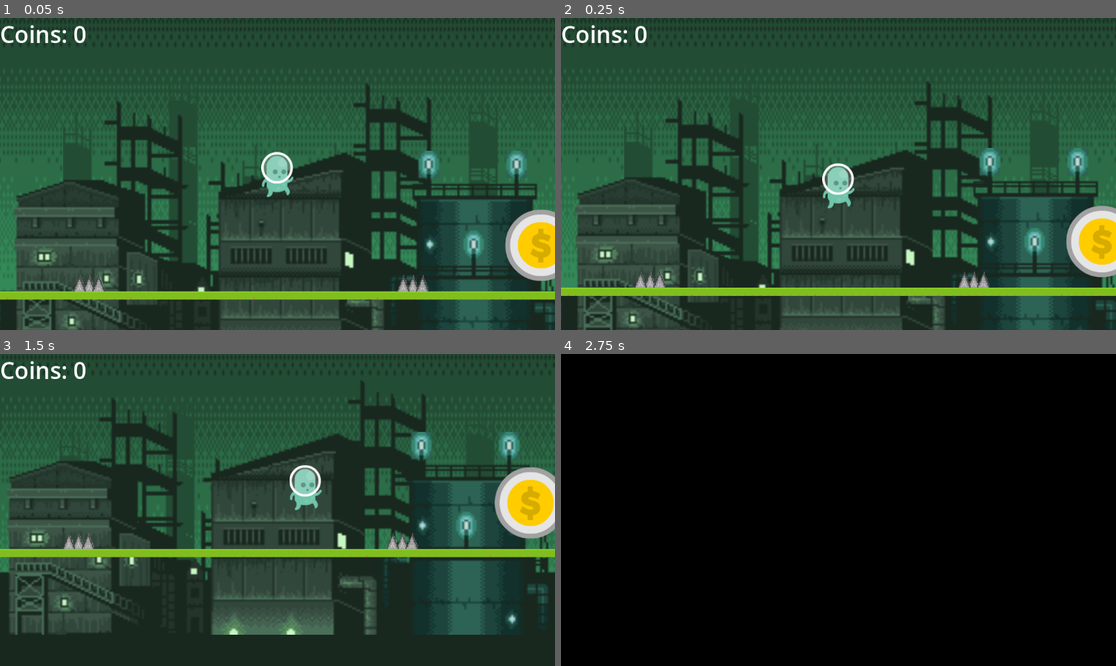
Above: before the commit, frames 1-4 (two rows, left to right).
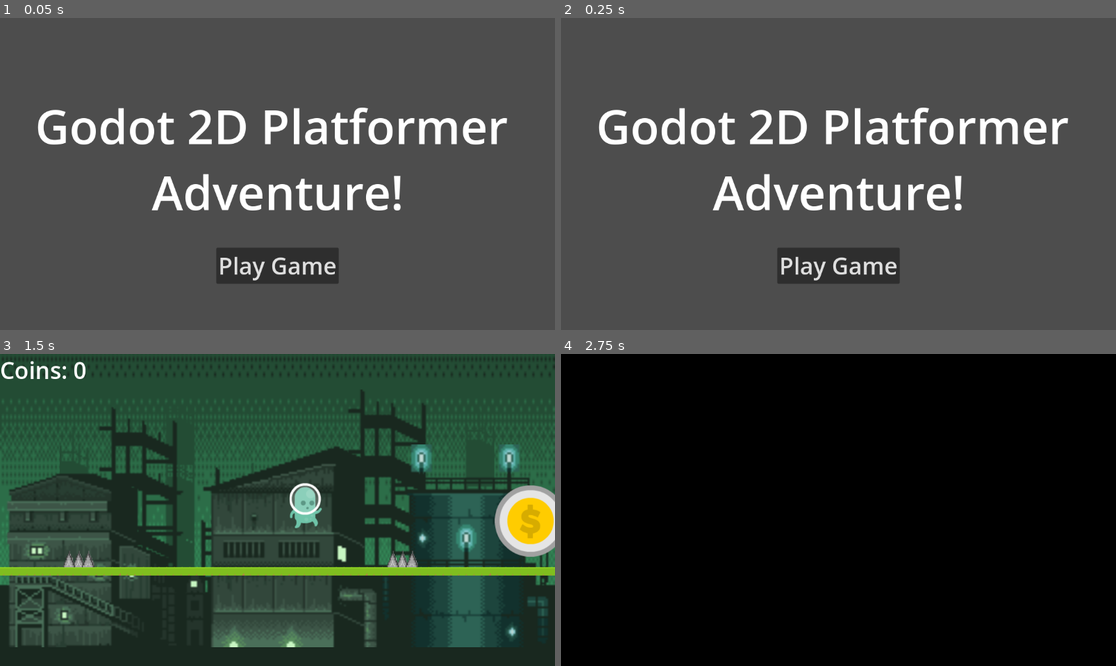
Above: after the commit, the same moments.

Repository: PietPadda/godot-2d-platformer
Game: Godot game, scene res://ui/main_menu.tscn
The game is run twice, just before and just after one commit, with the same random seed, the same clock (stepped at 60 frames per second) and the same inputs. Before the commit the project starts from res://main.tscn.
Inputs (mouse positions are in pixels of both pictures, inside the frame that each line leads up to):
- Up to frame 1 (0.05 s): no input
- Up to frame 2 (0.25 s): no input
- Up to frame 3 (1.5 s): click (277, 600) at 0.5 s, where only the run after the commit has a clickable "Play Game"; tap Enter (ui_accept) at 1.25 s; hold Right (ui_right) from 1.28 s (still down)
- Up to frame 4 (2.75 s): keep holding Right (ui_right); tap Enter (ui_accept) at 1.52, 2.27 s

The runs differ from the first frame. In frame 1, 94% of the frame differs, in the area x 0-100%, y 0-100%; in frame 2, 94%; in frame 3, 24%; in frame 4, nothing differs.

Commit message:
feat(game): create main menu and set as new entry point

Diff:
--- a/godot-2d-platformer/main.tscn
+++ b/godot-2d-platformer/main.tscn
@@ -3023,7 +3023,7 @@
 position = Vector2(838, 319)
 
 [node name="Goal" parent="." instance=ExtResource("11_efxa6")]
-position = Vector2(-2086, 236)
+position = Vector2(-2086, 243)
 
 [node name="MusicPlayer" type="AudioStreamPlayer" parent="."]
 stream = ExtResource("12_dg77c")
--- a/godot-2d-platformer/mob/mob.tscn
+++ b/godot-2d-platformer/mob/mob.tscn
@@ -198,7 +198,9 @@
 [node name="AnimatedSprite2D" type="AnimatedSprite2D" parent="."]
 scale = Vector2(2, 2)
 sprite_frames = SubResource("SpriteFrames_aal5p")
-animation = &"walk"
+animation = &"squashed"
+frame = 6
+frame_progress = 0.493896
 
 [node name="CollisionShape2D" type="CollisionShape2D" parent="."]
 position = Vector2(0, 20)
--- a/godot-2d-platformer/project.godot
+++ b/godot-2d-platformer/project.godot
@@ -11,7 +11,7 @@
 [application]
 
 config/name="godot-2d-platformer"
-run/main_scene="uid://wohnj7hu8qka"
+run/main_scene="uid://btkmo6lxmx0tv"
 config/features=PackedStringArray("4.4", "Forward Plus")
 config/icon="res://icon.svg"
 
--- a/godot-2d-platformer/ui/goal.tscn
+++ b/godot-2d-platformer/ui/goal.tscn
@@ -4,7 +4,7 @@
 [ext_resource type="Script" uid="uid://ckov3xki0w6mu" path="res://ui/goal.gd" id="1_u2kwm"]
 
 [sub_resource type="RectangleShape2D" id="RectangleShape2D_oyrhk"]
-size = Vector2(224, 224)
+size = Vector2(79, 207)
 
 [node name="Goal" type="Area2D"]
 script = ExtResource("1_u2kwm")
@@ -14,6 +14,7 @@
 texture = ExtResource("1_oyrhk")
 
 [node name="CollisionShape2D" type="CollisionShape2D" parent="."]
+position = Vector2(-2.5, -0.5)
 shape = SubResource("RectangleShape2D_oyrhk")
 
 [connection signal="body_entered" from="." to="." method="_on_body_entered"]
--- /dev/null
+++ b/godot-2d-platformer/ui/main_menu.gd
@@ -0,0 +1,9 @@
+extends Control
+
+# path to main game level
+const GAME_SCENE_PATH = "res://main.tscn"
+
+# press Play Game button
+func _on_button_pressed() -> void:
+	# tell scene tree to switch from menu to main game scene
+	get_tree().change_scene_to_file(GAME_SCENE_PATH)
--- /dev/null
+++ b/godot-2d-platformer/ui/main_menu.tscn
@@ -0,0 +1,48 @@
+[gd_scene load_steps=2 format=3 uid="uid://btkmo6lxmx0tv"]
+
+[ext_resource type="Script" uid="uid://bwr21wqnxc4nk" path="res://ui/main_menu.gd" id="1_t7e0r"]
+
+[node name="MainMenu" type="Control"]
+layout_mode = 3
+anchors_preset = 15
+anchor_right = 1.0
+anchor_bottom = 1.0
+grow_horizontal = 2
+grow_vertical = 2
+script = ExtResource("1_t7e0r")
+
+[node name="Label" type="Label" parent="."]
+layout_mode = 1
+anchors_preset = 8
+anchor_left = 0.5
+anchor_top = 0.5
+anchor_right = 0.5
+anchor_bottom = 0.5
+offset_left = -503.5
+offset_top = -167.5
+offset_right = 503.5
+offset_bottom = 103.5
+grow_horizontal = 2
+grow_vertical = 2
+theme_override_font_sizes/font_size = 98
+text = "Godot 2D Platformer
+Adventure!"
+horizontal_alignment = 1
+
+[node name="Button" type="Button" parent="."]
+layout_mode = 1
+anchors_preset = 8
+anchor_left = 0.5
+anchor_top = 0.5
+anchor_right = 0.5
+anchor_bottom = 0.5
+offset_left = -127.0
+offset_top = 152.5
+offset_right = 127.0
+offset_bottom = 227.5
+grow_horizontal = 2
+grow_vertical = 2
+theme_override_font_sizes/font_size = 48
+text = "Play Game"
+
+[connection signal="pressed" from="Button" to="." method="_on_button_pressed"]
Not shown, added: godot-2d-platformer/ui/main_menu.gd.uid
